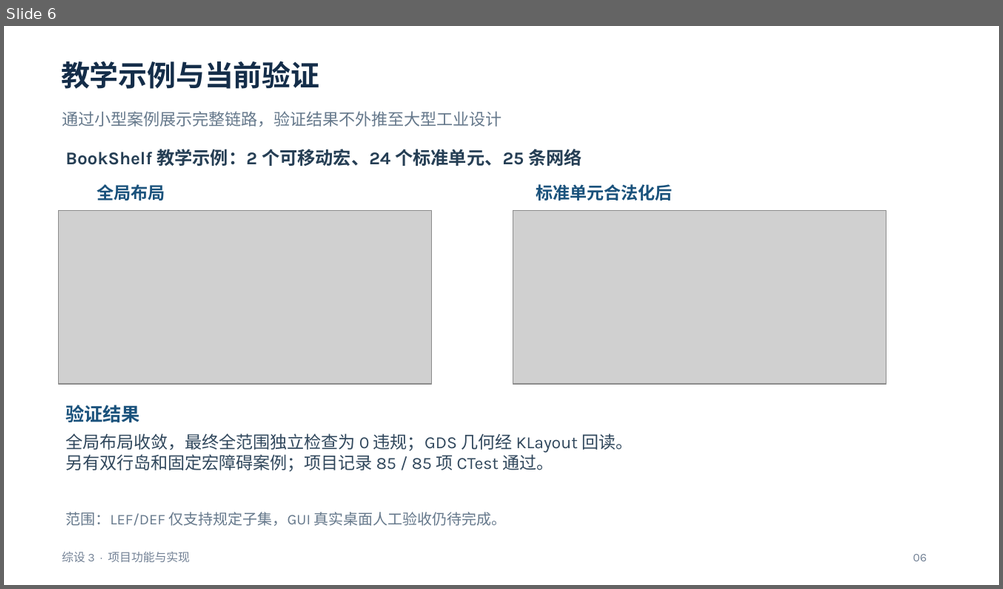
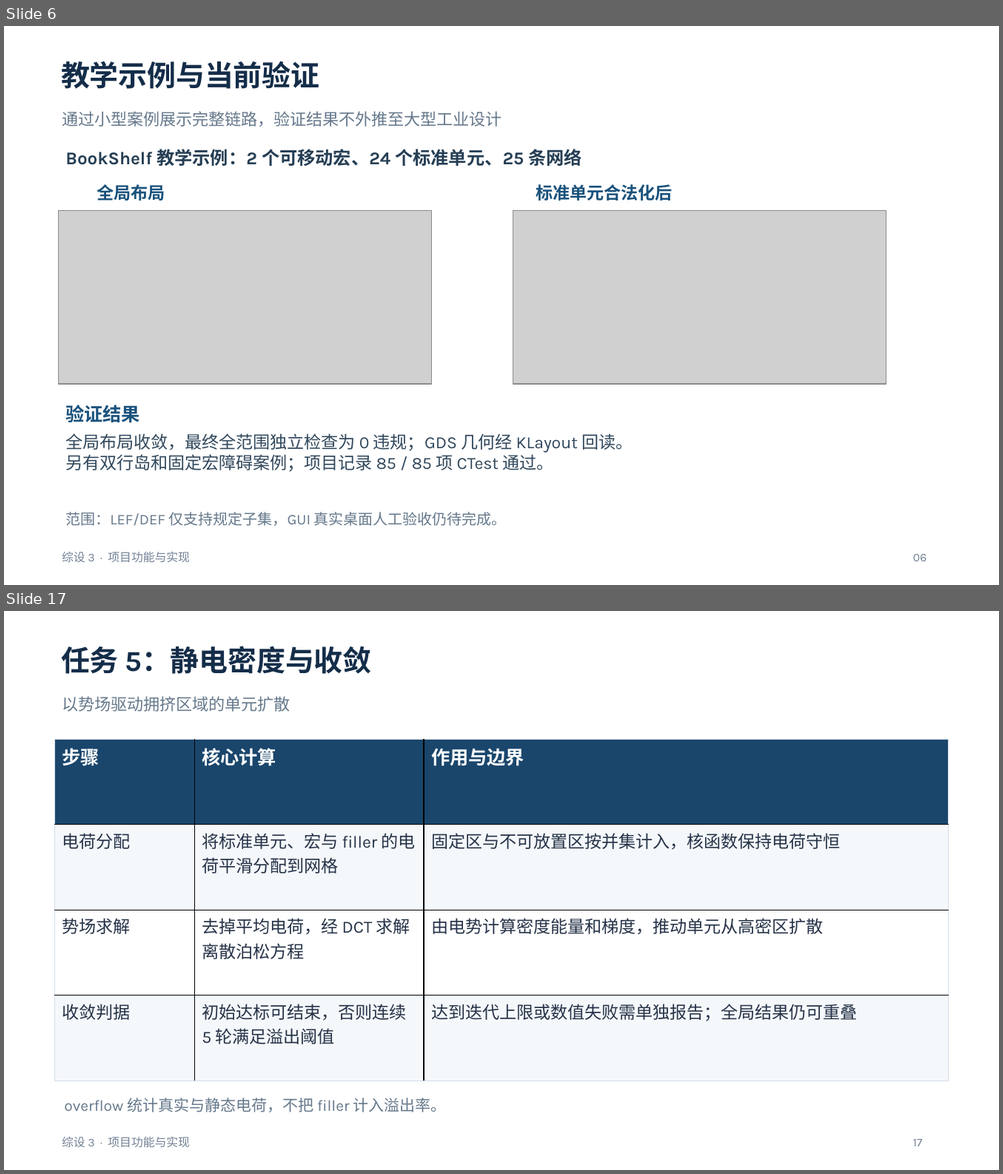
Before and after one commit to kamisato-funeki/ZS-3, a slide deck: docs/综设3-任务5至7汇报.pptx. Shown one above the other, each under a label of ours: slide 6 before the commit, slides 6 and 17 after it; the slides between them are not shown. The pictures are 1003x589 and 1003x1174 pixels, drawn with LibreOffice and Linux fonts; fonts in the diff are those of the drawing; grey boxes stand for pictures. Boxes give left, top, right and bottom in pixels: in the first picture for what was removed or moved away, otherwise in the second. Text is boxed around its words. In the diff, an @@ line names an element or a change of style, - is before the commit and + after.

Commit message:
doc: 补充课程任务与测试算法汇报

```diff
--- a/docs/综设3-任务5至7汇报.pptx
+++ b/docs/综设3-任务5至7汇报.pptx
@@ slide 17 added at (x1=4, y1=611, x2=999, y2=1170), background #FFFFFF @@
@@ text added at (x1=61, y1=646, x2=372, y2=674), 27.8 pt, text #142D49, bold @@
+任务 5：静电密度与收敛
@@ text added at (x1=62, y1=696, x2=290, y2=712), 15.8 pt, text #65788B @@
+以势场驱动拥挤区域的单元扩散
@@ table added at (x1=55, y1=739, x2=948, y2=1081), 4 rows, 3 columns @@
+步骤 | 核心计算 | 作用与边界
+电荷分配 | 将标准单元、宏与 filler 的电荷平滑分配到网格 | 固定区与不可放置区按并集计入，核函数保持电荷守恒
+势场求解 | 去掉平均电荷，经 DCT 求解离散泊松方程 | 由电势计算密度能量和梯度，推动单元从高密区扩散
+收敛判据 | 初始达标可结束，否则连续 5 轮满足溢出阈值 | 达到迭代上限或数值失败需单独报告；全局结果仍可重叠
@@ text added at (x1=64, y1=1098, x2=447, y2=1113), 15 pt, text #65788B @@
+overflow 统计真实与静态电荷，不把 filler 计入溢出率。
@@ text added at (x1=62, y1=1137, x2=190, y2=1147), 11.2 pt, text #728195 @@
+综设 3 · 项目功能与实现
@@ text added at (x1=913, y1=1139, x2=922, y2=1147), 11.2 pt, text #728195 @@
+17
```
Also in this commit, not shown: 13 other slides added.
